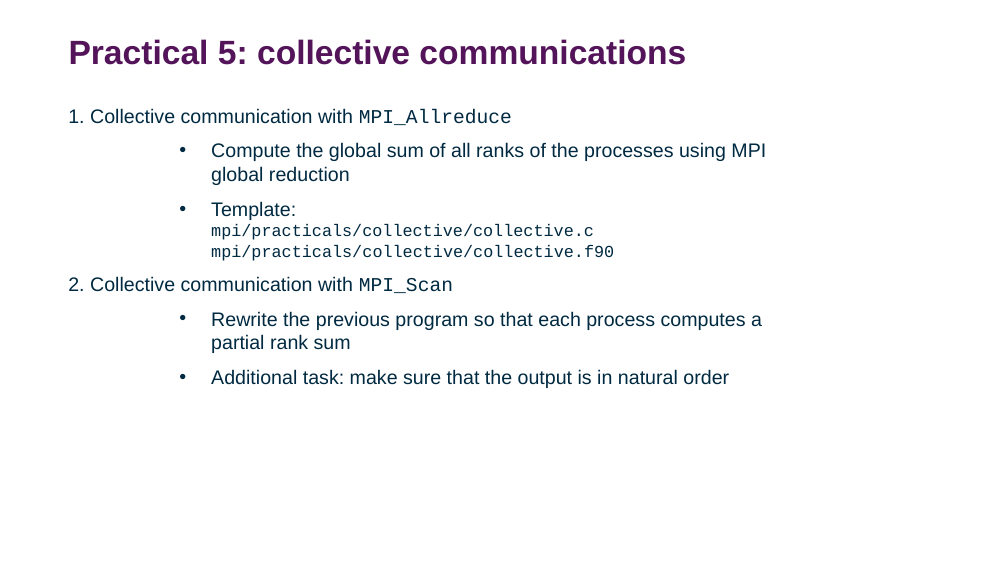
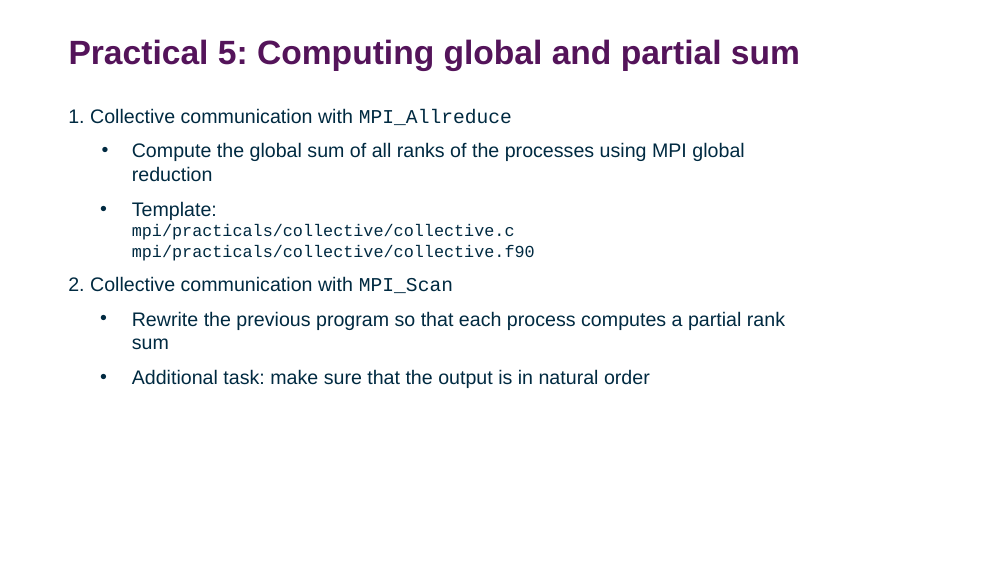
Before and after one commit to DurhamARC-Training/BasicParallelProgramming, a slide deck: slide 71 of OpenMPMPIShortCourse_Spring2026.odp. Drawn at 1008x567 pixels with LibreOffice and Linux fonts; fonts in the diff are those of the drawing; background and template pictures are left out. Boxes give left, top, right and bottom in pixels: in the first picture for what was removed or moved away, otherwise in the second. Text is boxed around its words. In the diff, an @@ line names an element or a change of style, - is before the commit and + after.

Commit message:
Update list of instructors/helper, date and course schedule; begin editing MPI collective communications

```diff
--- a/OpenMPMPIShortCourse_Spring2026.odp
+++ b/OpenMPMPIShortCourse_Spring2026.odp
@@ title at (x1=69, y1=39, x2=800, y2=71): text changed @@
-Practical 5: collective communications
+Practical 5: Computing global and partial sum
@@ text at (x1=132, y1=142, x2=785, y2=388): highlight none to #FFFFFF in "Compute the global sum of all ranks ...", "mpi/practicals/collective/collective.f90", "Rewrite the previous program so that each ...", "Additional task: make sure that the output ..."; indent changed @@
```
Also in this commit, not shown: 47 other slides changed, 12 slides added, 10 slides removed, 2 other files.
